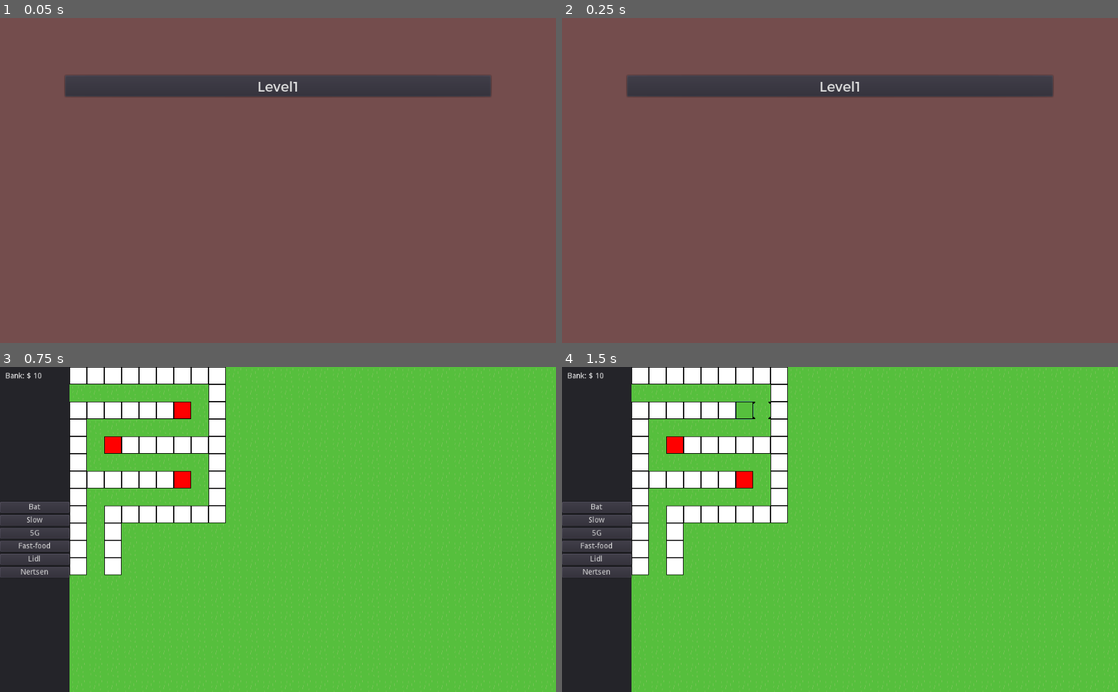
Above: before the commit, frames 1-4 (two rows, left to right).
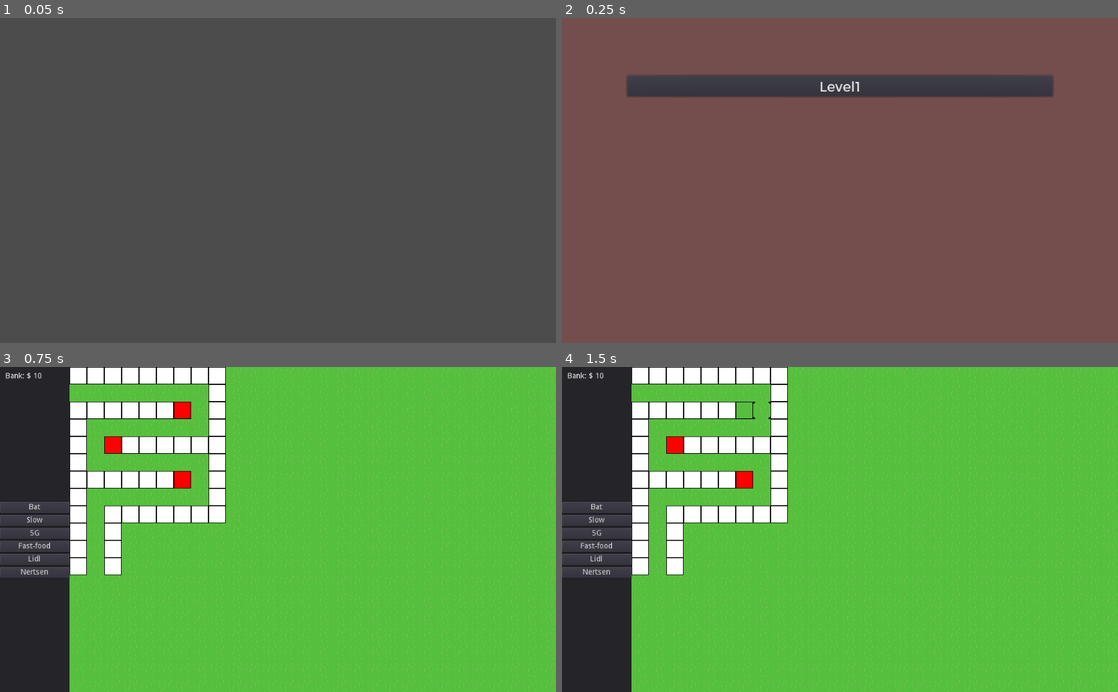
Above: after the commit, the same moments.

Repository: S-D-V-A-S-M-V-V-I-C-T-S-S-BAGGER/CovidTowerDefense
Game: Godot game, scene res://Menus/SplashScreen/SplashScreen.tscn
The game is run twice, just before and just after one commit, with the same random seed, the same clock (stepped at 60 frames per second) and the same inputs. Video files are missing from this copy of the repository; at most half a second of black plays in their place.
Inputs (mouse positions are in pixels of both pictures, inside the frame that each line leads up to):
- Up to frame 1 (0.05 s): no input
- Up to frame 2 (0.25 s): no input
- Up to frame 3 (0.75 s): click "Level1" at 0.5 s
- Up to frame 4 (1.5 s): click (745, 409) at 1.27 s

The runs differ from the first frame. In frame 1, 95% of the frame differs, in the area x 0-100%, y 0-100%; in frame 2, nothing differs; in frame 3, nothing differs; in frame 4, nothing differs.

Commit message:
add another splash screen

Diff:
--- a/Menus/SplashScreen/SplashScreen.tscn
+++ b/Menus/SplashScreen/SplashScreen.tscn
@@ -1,9 +1,10 @@
-[gd_scene load_steps=5 format=2]
+[gd_scene load_steps=6 format=2]
 
 [ext_resource path="res://Videos/IA_intro.webm" type="VideoStream" id=1]
 [ext_resource path="res://Menus/SplashScreen/VideoPlayer.gd" type="Script" id=2]
 [ext_resource path="res://Menus/MainMenu/MainMenu.tscn" type="PackedScene" id=3]
 [ext_resource path="res://Videos/Flash3.webm" type="VideoStream" id=4]
+[ext_resource path="res://Videos/BAGGER-game-studios-splash.webm" type="VideoStream" id=5]
 
 [node name="Control" type="Control"]
 anchor_right = 1.0
@@ -20,4 +21,4 @@
 "_edit_use_anchors_": false
 }
 next_scene = ExtResource( 3 )
-video_streams = [ ExtResource( 1 ), ExtResource( 4 ) ]
+video_streams = [ ExtResource( 1 ), ExtResource( 5 ), ExtResource( 4 ) ]
Not shown, added: Videos/BAGGER-game-studios-splash.webm
